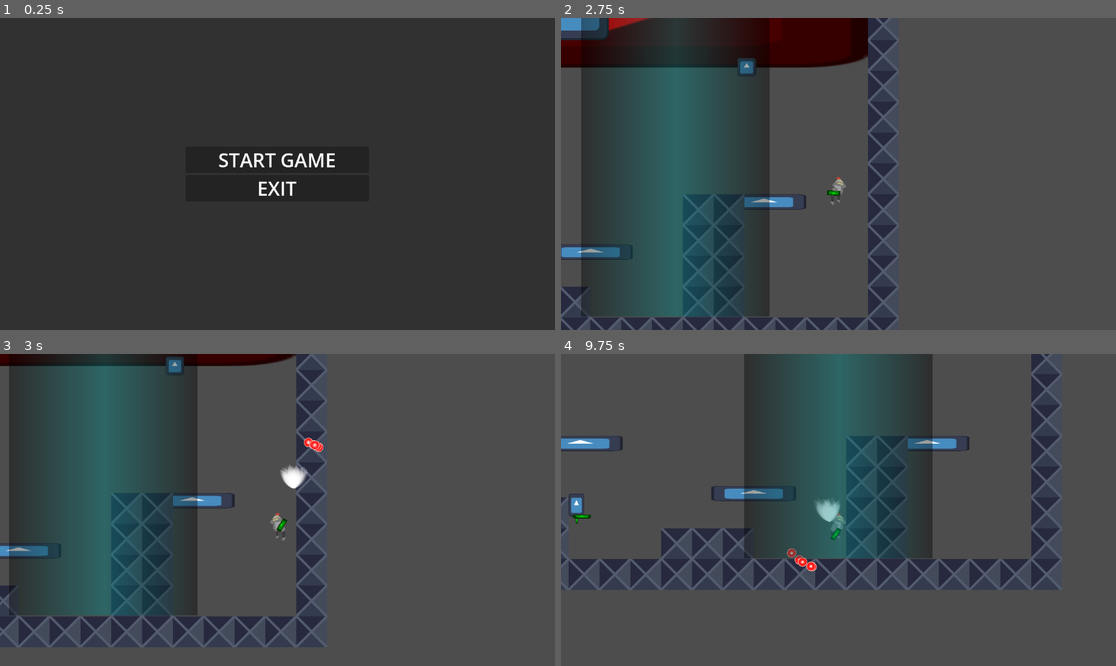
Above: before the commit, frames 1-4 (two rows, left to right).
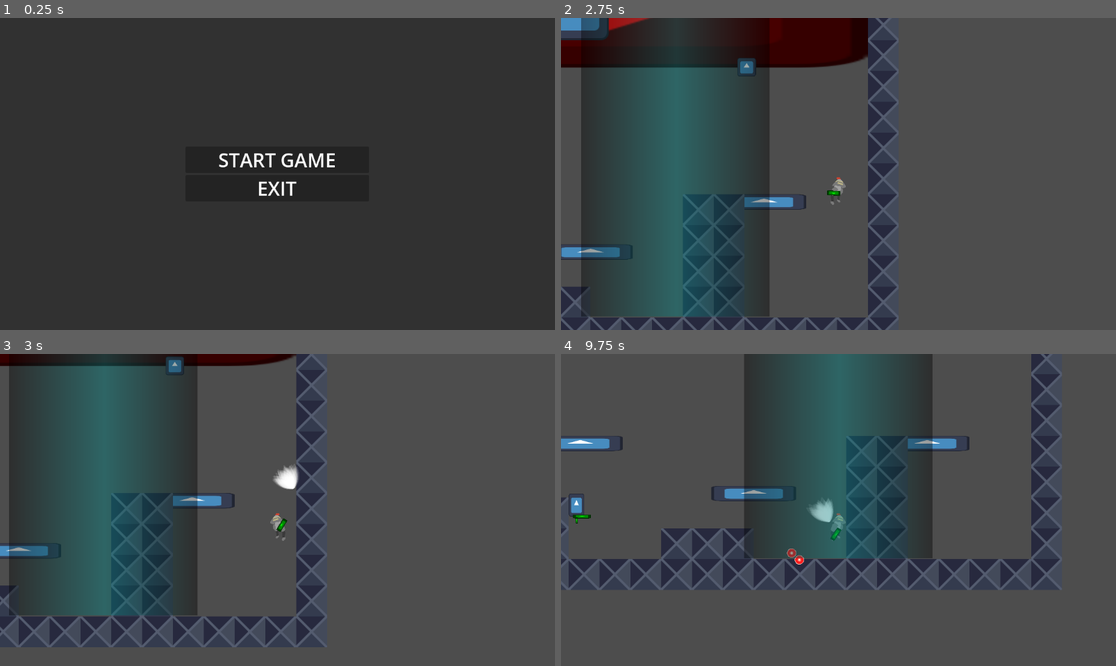
Above: after the commit, the same moments.

Repository: Cyberiada2025-2026/battle-of-pobliz
Game: Godot game, scene res://scenes/empty_scene.tscn
The game is run twice, just before and just after one commit, with the same random seed, the same clock (stepped at 60 frames per second) and the same inputs. The engine's default icon, where the game draws it, is replaced by a stand-in: a white triangle on a blue panel in a dark square.
Inputs (mouse positions are in pixels of both pictures, inside the frame that each line leads up to):
- Up to frame 1 (0.25 s): no input
- Up to frame 2 (2.75 s): click (838, 158) at 0.5 s; move the mouse to (960, 158) at 1.27 s; hold D (move_right) from 1.28 s (still down); tap Shift (dash) at 1.35 s; tap W (jump) at 1.52, 2.27 s; move the mouse to (727, 189) at 2.02 s; right-click (727, 189) at 2.1 s
- Up to frame 3 (3 s): move the mouse to (333, 441) at 2.77 s; release D (move_right) at 2.78 s; hold A (move_left) from 2.78 s (still down); click (333, 441) at 2.85 s
- Up to frame 4 (9.75 s): move the mouse to (810, 572) at 3.52 s; release A (move_left) at 3.53 s; hold D (move_right) 3.53-5.03 s; tap Shift (dash) at 3.6, 5.85, 8.1 s; tap W (jump) at 3.77, 4.52, 5.27, 6.77, 7.52, 8.27 s; move the mouse to (1005, 556) at 4.27 s; right-click (1005, 556) at 4.35 s; move the mouse to (672, 463) at 5.02 s; hold A (move_left) 5.03-5.78 s; click (672, 463) at 5.1 s; move the mouse to (866, 510) at 5.77 s; hold D (move_right) 5.78-6.53 s; move the mouse to (755, 432) at 6.52 s; hold A (move_left) 6.53-8.03 s; right-click (755, 432) at 6.6 s; move the mouse to (960, 494) at 7.27 s; click (960, 494) at 7.35 s; move the mouse to (727, 525) at 8.02 s; hold D (move_right) from 8.03 s (still down); move the mouse to (894, 441) at 8.77 s; right-click (894, 441) at 8.85 s; move the mouse to (810, 572) at 9.52 s; click (810, 572) at 9.6 s

Frames 1-2 are identical in both runs. In frame 3, 0.3% of the frame differs, in the area x 49-59%, y 26-44%; in frame 4, 0.2%.

Commit message:
fix bullet destroy

Diff:
--- a/scenes/debug/battle_arena_graybox.tscn
+++ b/scenes/debug/battle_arena_graybox.tscn
@@ -21,8 +21,7 @@
 
 [sub_resource type="TileSet" id="TileSet_70jce"]
 tile_size = Vector2i(64, 64)
-physics_layer_0/collision_layer = 1
-physics_layer_0/collision_mask = 17
+physics_layer_0/collision_layer = 17
 sources/1 = SubResource("TileSetAtlasSource_ei0ig")
 
 [node name="BattleArenaGraybox" type="Node2D" unique_id=320536822]
